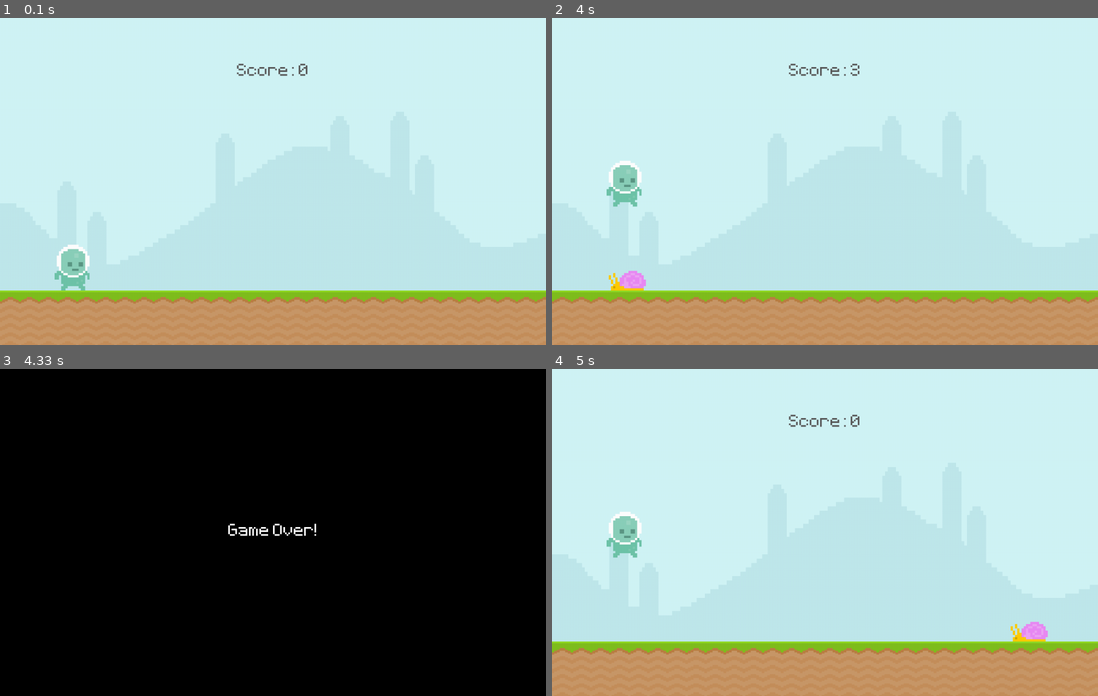
Above: before the commit, frames 1-4 (two rows, left to right).
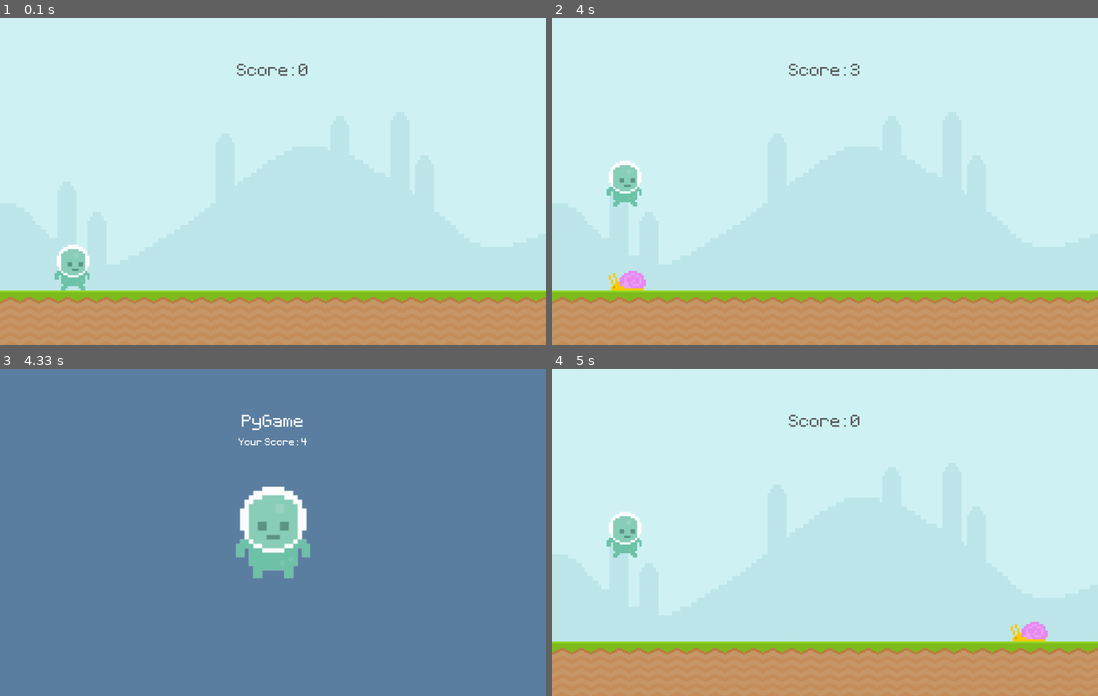
Above: after the commit, the same moments.

Repository: tokitou-san/Pygame-intro
Game: pygame game, started from main.py
The game is run twice, just before and just after one commit, with the same random seed, the same clock (stepped at 60 frames per second) and the same inputs.
Inputs:
- Up to frame 1 (0.1 s): no input
- Up to frame 2 (4 s): tap Space at 0.33, 0.73, 1.03, 1.3, 1.63, 1.93, 2.07, 2.47, 2.77, 3.53, 3.83 s
- Up to frame 3 (4.33 s): tap Space at 4.03 s
- Up to frame 4 (5 s): tap Space at 4.33, 4.53, 4.87 s

Frames 1-2 are identical in both runs. In frame 3, 100% of the frame differs, in the area x 0-100%, y 0-100%; in frame 4, nothing differs.

Commit message:
feat: add Splash screen and game over logic

Diff:
--- a/main.py
+++ b/main.py
@@ -6,8 +6,10 @@
 pygame.display.set_caption("Hello pygame")
 clock = pygame.time.Clock()
 text_surface = pygame.font.Font("font/Pixeltype.ttf", 50)
+msg_text_surface = pygame.font.Font("font/Pixeltype.ttf", 30)
 game_state = "playing"
 game_time = 0
+score = 0
 
 # Sky
 sky_surface = pygame.image.load("graphics/Sky.png").convert()
@@ -26,12 +28,17 @@
 player_surface = pygame.image.load("graphics/Player/player_walk_1.png").convert_alpha()
 player_rect = player_surface.get_rect(bottomleft = (100, 500))
 player_gravity = 0
+player_stand = pygame.image.load("graphics/Player/player_stand.png").convert_alpha()
+player_stand = pygame.transform.rotozoom(player_stand, 0, 2)
+player_stand_rect = player_stand.get_rect(center = (500, 300))
 
 def update_score():
 	current_time = int(pygame.time.get_ticks() / 1000) - game_time
 	score_surface = text_surface.render(f"Score: {current_time}", False, "#5A5A5A")
 	score_rect = score_surface.get_rect(center = (500, 100))
 	screen.blit(score_surface, score_rect)
+
+	return current_time
 
 while True:
 	for event in pygame.event.get():
@@ -51,7 +58,7 @@
 		screen.blit(sky_surface, (0, 0))
 		screen.blit(ground_surface, (0, 500))
 		# Score
-		update_score()
+		score = update_score()
 
 		# Snail
 		snail_rect.x -= snail_speed
@@ -68,11 +75,23 @@
 			game_state = "over"
 
 	elif game_state == "over":
-		screen.fill("Black")
+		screen.fill((94, 129, 162))
+		screen.blit(player_stand, player_stand_rect)
 
-		game_over_text_surface = text_surface.render("Game Over!", False, "White")
-		game_over_text_surface_rect = game_over_text_surface.get_rect(center = (500, 300))
+		game_over_text_surface = text_surface.render("PyGame", False, "White")
+		game_over_text_surface_rect = game_over_text_surface.get_rect(center = (500, 100))
+		# Message
+		game_msg = msg_text_surface.render("Press Space to start", False, "White")
+		game_msg_rect = game_msg.get_rect(center = (500, 135))
+		# Score
+		game_score = msg_text_surface.render(f"Your Score: {score}", False, "White")
+		game_score_rect = game_score.get_rect(center = (500, 135))
+
 		screen.blit(game_over_text_surface, game_over_text_surface_rect)
+		if score:
+			screen.blit(game_score, game_score_rect)
+		else:
+			screen.blit(game_msg, game_msg_rect)
 
 	pygame.display.update()
 	clock.tick(60)
